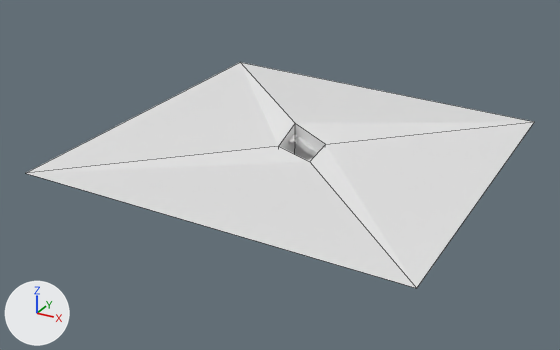
What one commit did to the Blender file DungeonGame/res/level/room/pillar_foundation/pillar_foundation.blend.
Rendered twice from a 50 mm camera at (190.0, -372.0, 200.0) aimed at (-10.0, -8.0, 18.0). The lights are fixed; the arrows at lower left show +X, +Y and +Z. Mesh edges are drawn as thin lines on the coarser meshes.

Objects in the first picture: 'Room'.
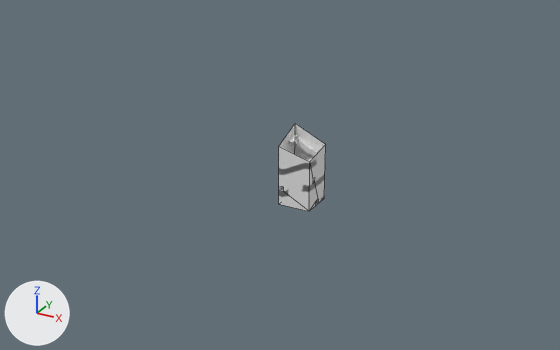
Diff of the bpy script that builds the scene:
```diff
--- a/DungeonGame/res/level/room/pillar_foundation/pillar_foundation.blend.py
+++ b/DungeonGame/res/level/room/pillar_foundation/pillar_foundation.blend.py
@@ me_cube @@
 me_cube.from_pydata(...)  # 28 vertices, 13 faces; spans x -108.0..108.0, y -108.0..108.0, z 0.0..44.0
 # used by ob_room; location = (0.0, 0.0, 0.0)
 # verts and faces of me_cube; kept vertices keep their numbers, new ones are numbered from 28
 # before: 1 (-10.0, -10.0, 37.0) at pixel (278, 146), 3 (-10.0, 10.0, 44.0) at pixel (295, 123), 5 (10.0, -10.0, 31.0) at pixel (309, 161), 7 (10.0, 10.0, 35.0) at pixel (325, 144), 24 (-108.0, -108.0, 37.0) at pixel (25, 173)
 # before: 25 (-108.0, 108.0, 44.0) at pixel (240, 62), 26 (108.0, -108.0, 31.0) at pixel (416, 288), 27 (108.0, 108.0, 35.0) at pixel (534, 121)
+# me_cube part 1
+delete_vertices([*range(24, 28)])  # with the faces that use them
 me_cube.materials.append(mat_material_001)
```

Where the change shows, as pixel boxes (x1, y1, x2, y2) in the pictures (560 x 350 px):
'Room', reshaped (91% narrower, 61% shorter): before (27, 62, 534, 288); after (279, 123, 325, 211)
part 1 of me_cube, deleted: before (27, 62, 534, 288)
